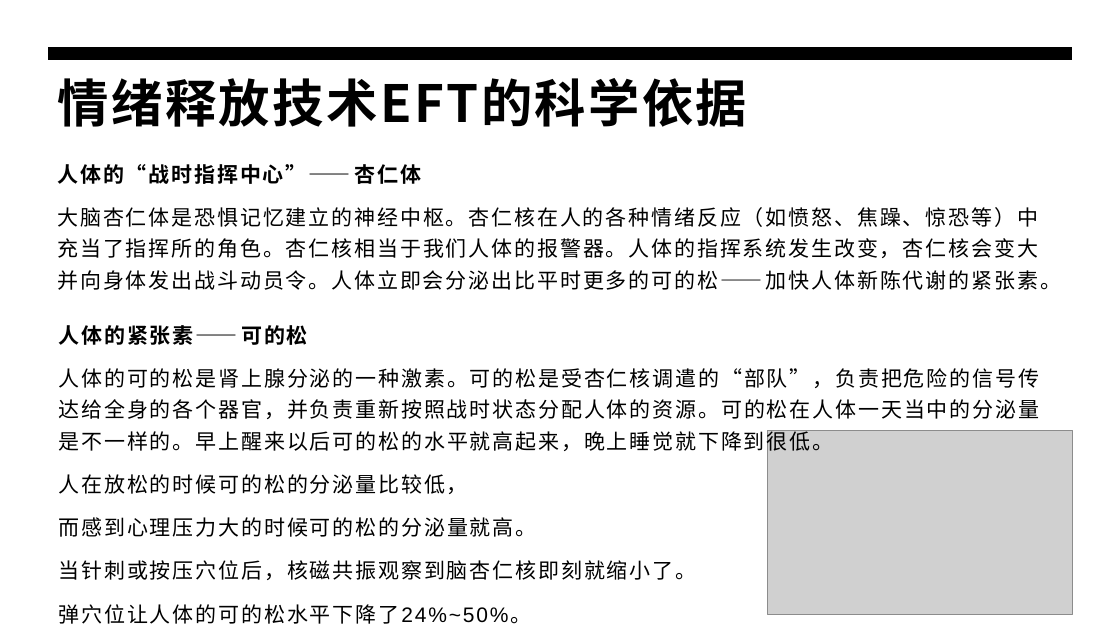
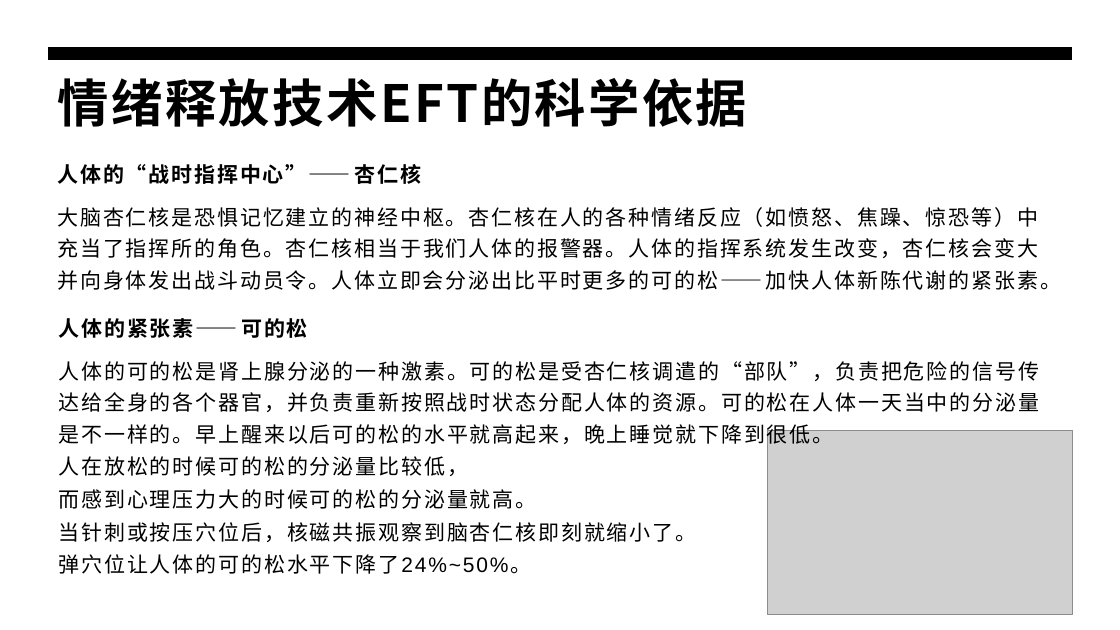
Before and after one commit to panxibei/writing, a slide deck: slide 5 of 44_心理学/28_浥尘伙伴社团原创：音乐治疗/PPT/浥尘伙伴社团原创：情绪释放疗法（EFT）心理训练.pptx (slide 6 before the commit). Drawn at 1120x630 pixels with LibreOffice and Linux fonts; fonts in the diff are those of the drawing; grey boxes stand for pictures. Boxes give left, top, right and bottom in pixels: in the first picture for what was removed or moved away, otherwise in the second. Text is boxed around its words. In the diff, an @@ line names an element or a change of style, - is before the commit and + after.

```diff
--- a/44_心理学/28_浥尘伙伴社团原创：音乐治疗/PPT/浥尘伙伴社团原创：情绪释放疗法（EFT）心理训练.pptx
+++ b/44_心理学/28_浥尘伙伴社团原创：音乐治疗/PPT/浥尘伙伴社团原创：情绪释放疗法（EFT）心理训练.pptx
@@ text at bbox=[57, 164, 1061, 290]: text changed @@
-人体的“战时指挥中心”——杏仁体
-大脑杏仁体是恐惧记忆建立的神经中枢。杏仁核在人的各种情绪反应（如愤怒、焦躁、惊恐等）中充当了指挥所的角色。杏仁核相当于我们人体的报警器。人体的指挥系统发生改变，杏仁核会变大并向身体发出战斗动员令。人体立即会分泌出比平时更多的可的松——加快人体新陈代谢的紧张素。
+人体的“战时指挥中心”——杏仁核
+大脑杏仁核是恐惧记忆建立的神经中枢。杏仁核在人的各种情绪反应（如愤怒、焦躁、惊恐等）中充当了指挥所的角色。杏仁核相当于我们人体的报警器。人体的指挥系统发生改变，杏仁核会变大并向身体发出战斗动员令。人体立即会分泌出比平时更多的可的松——加快人体新陈代谢的紧张素。
@@ text "人体的紧张素——可的松": place and size @@
-text "人体的紧张素——可的松" at bbox=[59, 325, 1040, 624]
+text "人体的紧张素——可的松" at bbox=[59, 318, 1040, 574]
@@ text at bbox=[59, 456, 697, 574]: line spacing 1.25 to 18pt @@
```
Also in this commit, not shown: 8 other slides changed, 2 slides added.
